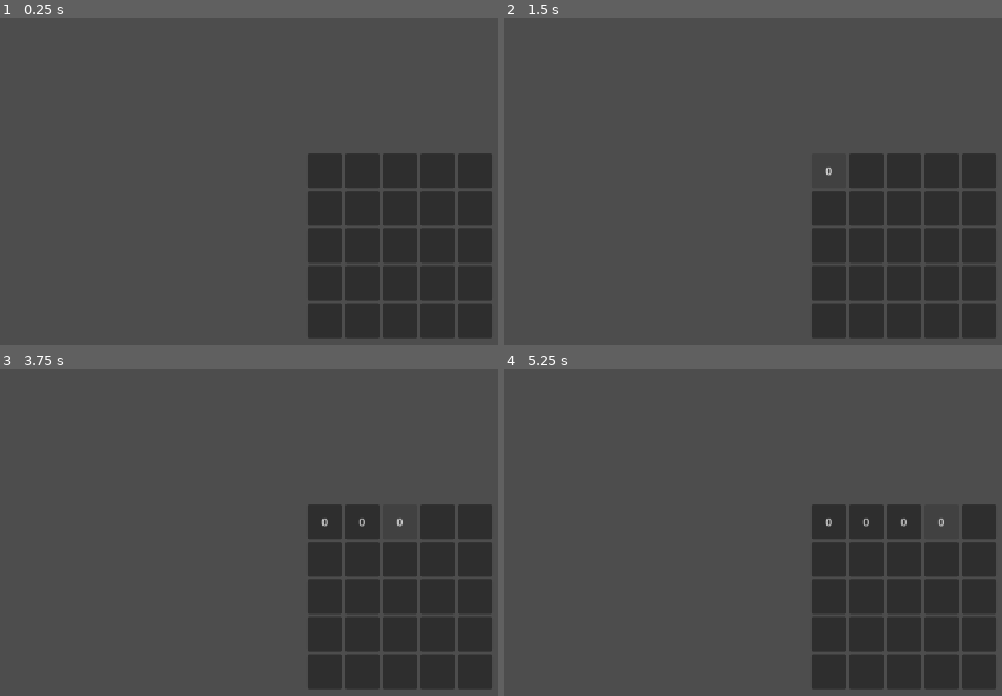
Above: before the commit, frames 1-4 (two rows, left to right).
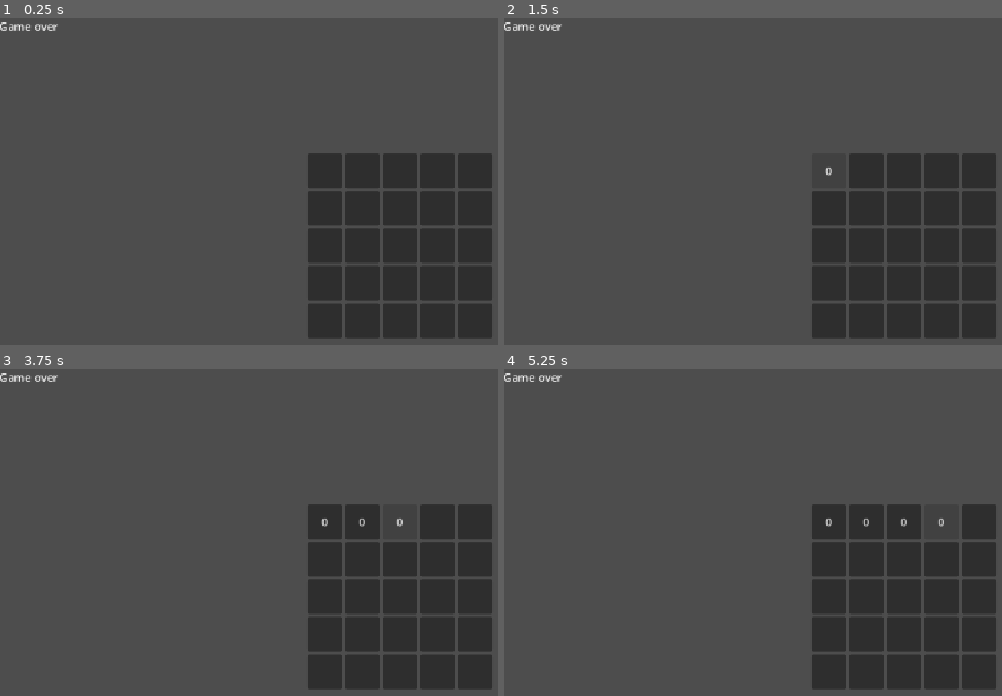
Above: after the commit, the same moments.

Repository: Pudding3160/cookie-jam
Game: Godot game, scene res://Scenes/Borna/Minesweeper/Minesweeper.tscn
Same seed, same stepped clock (60 frames per second), same inputs: the game is played once before the commit and once after it. This scene is started directly instead of the project's main scene.
Inputs (mouse positions are in pixels of both pictures, inside the frame that each line leads up to):
- Up to frame 1 (0.25 s): no input
- Up to frame 2 (1.5 s): click (827, 171) at 0.5 s; click "0" at 1.25 s
- Up to frame 3 (3.75 s): click (363, 522) at 2 s; click "0" at 2.75 s; click (398, 522) at 3.5 s
- Up to frame 4 (5.25 s): click "0" at 4.25 s; click (942, 522) at 5 s

The runs differ from the first frame. In frame 1, 0.2% of the frame differs, in the area x 0-12%, y 1-4%; in frame 2, 0.2%; in frame 3, 0.2%; in frame 4, 0.2%.

Commit message:
minesweeper
a

Diff:
--- a/Scenes/Borna/HonsTest.tscn
+++ b/Scenes/Borna/HonsTest.tscn
@@ -1,7 +1,7 @@
 [gd_scene format=3 uid="uid://cbhf4436td4dw"]
 
 [ext_resource type="Script" uid="uid://bqf7nr863lmpv" path="res://Scenes/Borna/hons_popup_controller.gd" id="1_o5nnc"]
-[ext_resource type="PackedScene" uid="uid://dfgltatfwx6kx" path="res://Scenes/Borna/HonsGame/Hons.tscn" id="2_8sryo"]
+[ext_resource type="PackedScene" uid="uid://bh84k63h5ofop" path="res://Scenes/Borna/CoffeeGame/CoffeeGame.tscn" id="2_8sryo"]
 
 [node name="HonsTest" type="Node2D" unique_id=1210752212]
 
--- a/Scenes/Borna/Minesweeper/Minesweeper.tscn
+++ b/Scenes/Borna/Minesweeper/Minesweeper.tscn
@@ -121,3 +121,8 @@
 [node name="Button25" type="Button" parent="GridContainer" unique_id=127048748]
 custom_minimum_size = Vector2(50, 50)
 layout_mode = 2
+
+[node name="Label" type="Label" parent="." unique_id=1600299617]
+offset_right = 40.0
+offset_bottom = 23.0
+text = "Game over"
--- a/Scenes/Borna/Minesweeper/gridcontainer_ms.gd
+++ b/Scenes/Borna/Minesweeper/gridcontainer_ms.gd
@@ -1,19 +1,20 @@
 extends GridContainer
 
 var tiles
-var rnd=RandomNumberGenerator.new()
-var bombs=[]
-var game_over=false
-#const BOMB=preload
-var open_to_win=0
+var rnd = RandomNumberGenerator.new()
+var bombs = []
+var game_over = false
+var open_to_win = 0
 
-func _ready()->void:
+
+func _ready() -> void:
 	randomize()
-	tiles=get_children()
+	tiles = get_children()
 
 	for i in tiles.size():
-		tiles[i].set_meta('is_bomb',false)
-		tiles[i].set_meta('text_to_show','')
+		tiles[i].set_meta("is_bomb", false)
+		tiles[i].set_meta("text_to_show", "")
+		tiles[i].set_meta("revealed", false)
 		tiles[i].pressed.connect(tile_clicked.bind(i))
 
 	rand_bombs(2)
@@ -22,47 +23,73 @@
 		if not bombs.has(i):
 			check_bombs(i)
 
-	open_to_win=tiles.size()-bombs.size()
+	open_to_win = tiles.size() - bombs.size()
+
 
 func check_bombs(index):
-	var num_of_bombs=0
+	var num_of_bombs = 0
+
 	for i in bombs.size():
-		if(are_adjecent(index,bombs[i],get_columns())):
-			num_of_bombs+=1
+		if are_adjecent(index, bombs[i], get_columns()):
+			num_of_bombs += 1
+
 	tiles[index].set_meta("text_to_show", str(num_of_bombs))
 
 
+func are_adjecent(index, bomb, cols):
+	var ca = to_cords(index, cols)
+	var cb = to_cords(bomb, cols)
 
-func are_adjecent(index,bombs,cols):
-	var ca= to_cords(index, cols)
-	var cb= to_cords(bombs,cols)
-	var diff=(ca-cb).abs()
-	return diff.x<=1 and diff.y<=1 and not (ca==cb)
+	var diff = (ca - cb).abs()
+
+	return diff.x <= 1 and diff.y <= 1 and not (ca == cb)
+
 
 func to_cords(position, cols):
-	return Vector2i(position/cols, position % cols)
+	return Vector2i(position / cols, position % cols)
+
+
 func rand_bombs(num_of_bombs):
-	while bombs.size()<num_of_bombs:
-		var new_bomb_at=rnd.randi_range(0,tiles.size()-1)
+	while bombs.size() < num_of_bombs:
+		var new_bomb_at = rnd.randi_range(0, tiles.size() - 1)
+
 		if not bombs.has(new_bomb_at):
 			bombs.append(new_bomb_at)
+
 	for i in bombs.size():
-		tiles[bombs[i]].set_meta('is_bomb', true)
+		tiles[bombs[i]].set_meta("is_bomb", true)
+
+
 func tile_clicked(i):
 	if not game_over:
 		reveal(i)
 	else:
 		get_tree().reload_current_scene()
 
+
 func reveal(i):
-	if tiles[i].get_meta('text_to_show') !='bomb':
-		tiles[i].text=tiles[i].get_meta('text_to_show')
-		open_to_win-=1
-		if open_to_win==0:
-			game_over=true
-	else:
-		#tiles[i].icon=BOMB
-		game_over=true
-# Called every frame. 'delta' is the elapsed time since the previous frame.
+
+	if tiles[i].get_meta("revealed"):
+		return
+
+
+	if tiles[i].get_meta("is_bomb"):
+		tiles[i].text = "💣"
+		game_over = true
+		print("You lose!")
+		return
+
+
+	tiles[i].set_meta("revealed", true)
+	tiles[i].text = tiles[i].get_meta("text_to_show")
+
+	open_to_win -= 1
+
+
+	if open_to_win == 0:
+		game_over = true
+		print("You win!")
+
+
 func _process(delta: float) -> void:
 	pass
